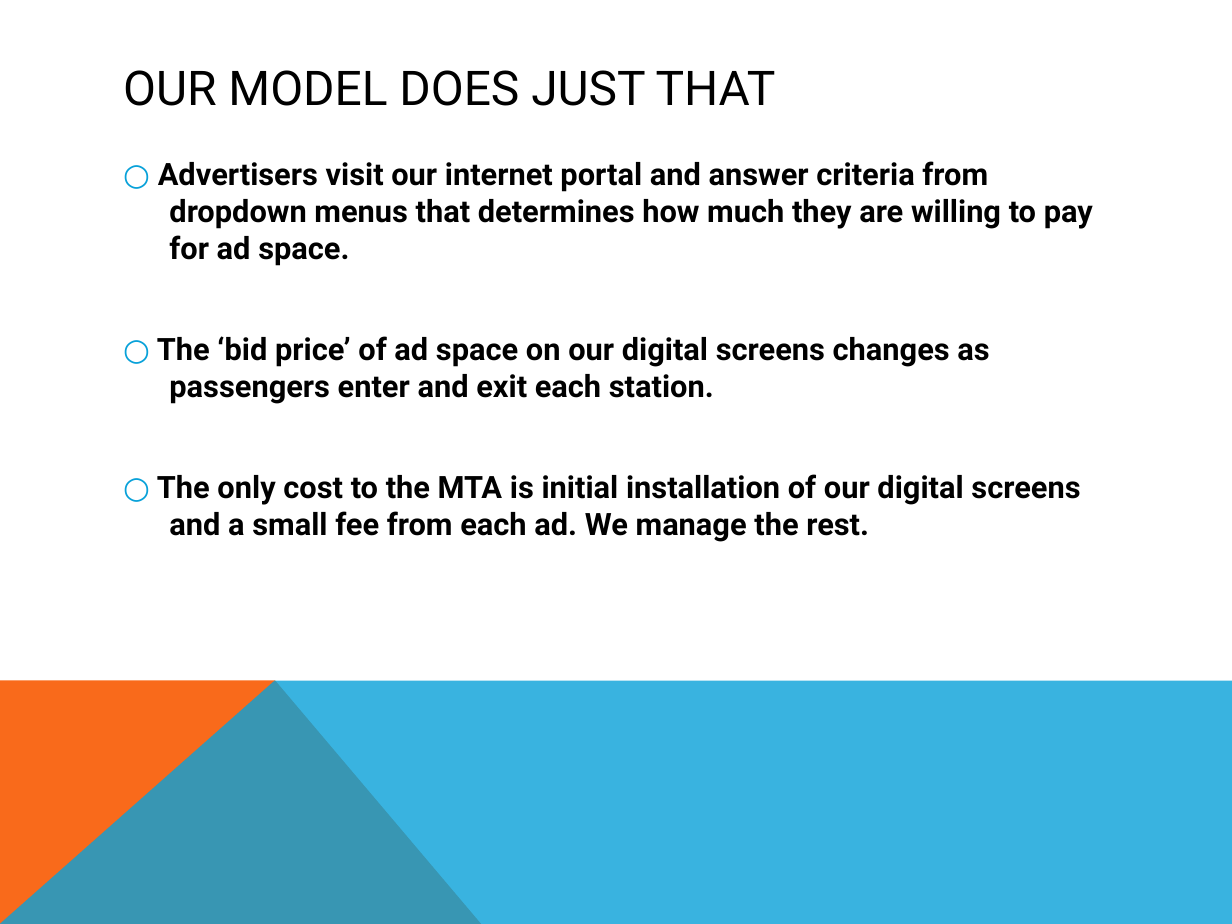
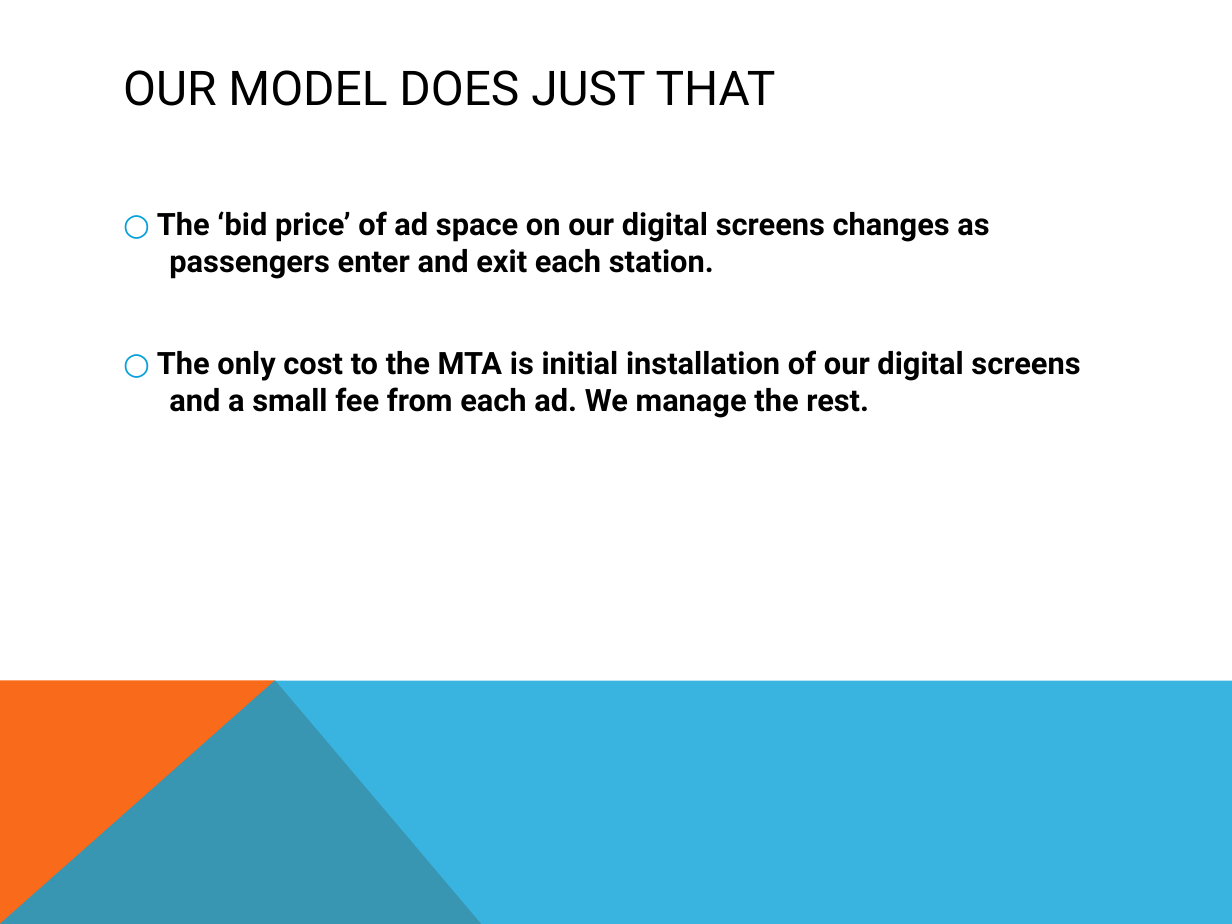
Before and after one commit to ashirwad08/MTA-data-exploration, a slide deck: slide 3 of benson-eway.pptx. Drawn at 1232x924 pixels with LibreOffice and Linux fonts; fonts in the diff are those of the drawing. Boxes give left, top, right and bottom in pixels: in the first picture for what was removed or moved away, otherwise in the second. Text is boxed around its words. In the diff, an @@ line names an element or a change of style, - is before the commit and + after.

```diff
--- a/benson-eway.pptx
+++ b/benson-eway.pptx
@@ text at <box>158,161,1093,266</box>: paragraph removed @@
-○ Advertisers visit our internet portal and answer criteria from dropdown menus that determines how much they are willing to pay for ad space.
```
Also in this commit, not shown: 1 other slide changed, 2 slides added.
